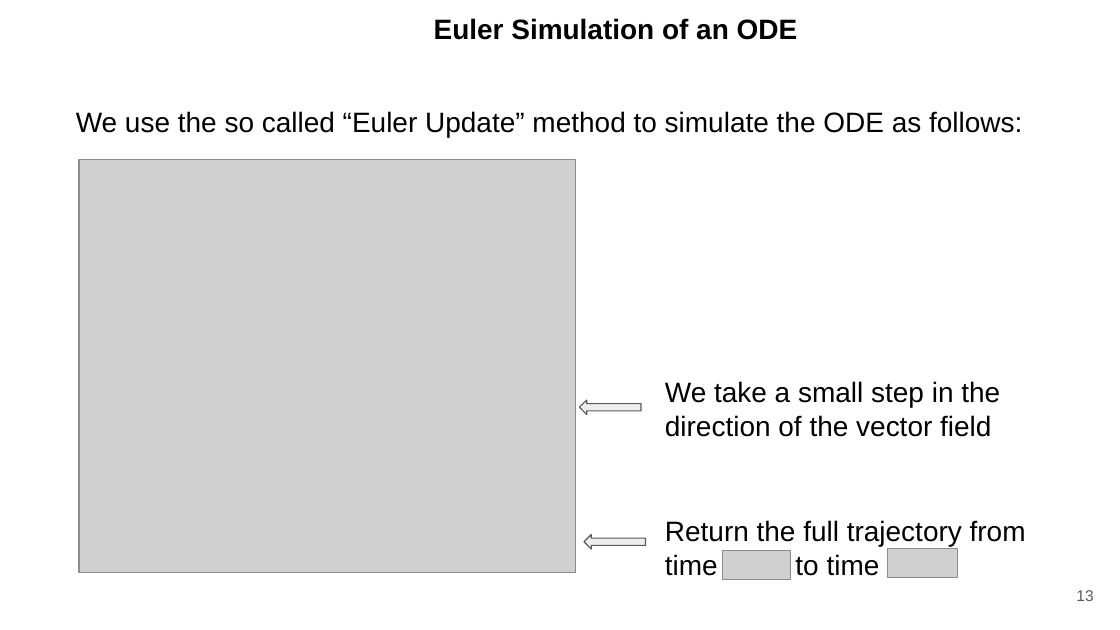
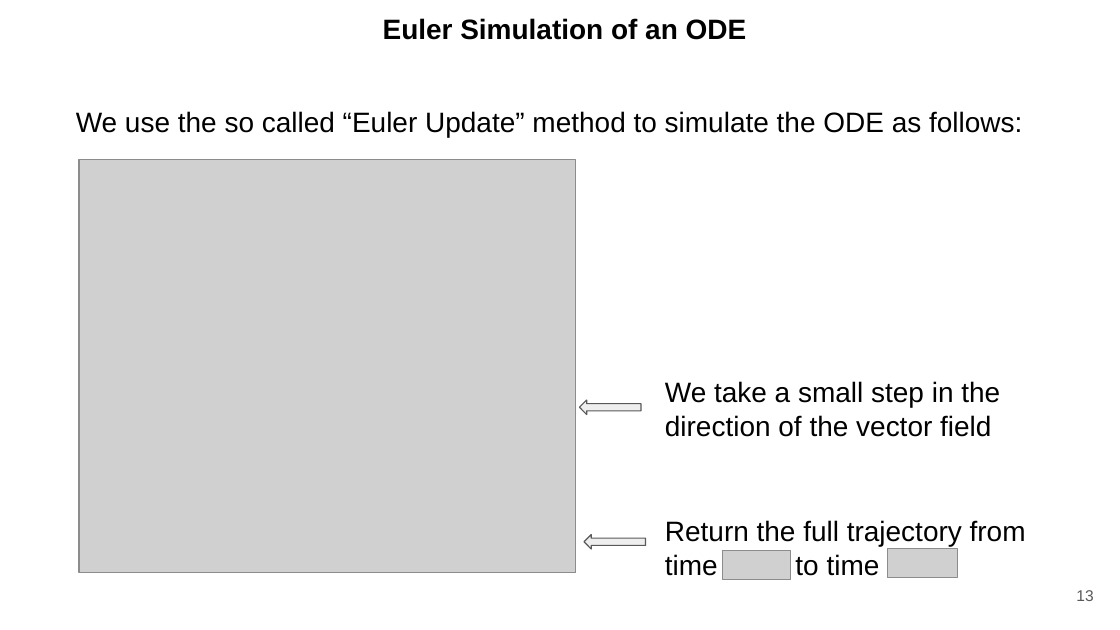
Before and after one commit to ducspe/DCPresentations, a slide deck: slide 13 of UnderstandingDiffusion/UnderstandingDiffusion.pptx. Drawn at 1120x630 pixels with LibreOffice and Linux fonts; fonts in the diff are those of the drawing; grey boxes stand for pictures. Boxes give left, top, right and bottom in pixels: in the first picture for what was removed or moved away, otherwise in the second. Text is boxed around its words. In the diff, an @@ line names an element or a change of style, - is before the commit and + after.

```diff
--- a/UnderstandingDiffusion/UnderstandingDiffusion.pptx
+++ b/UnderstandingDiffusion/UnderstandingDiffusion.pptx
@@ text "Euler Simulation of an ODE": place and size @@
-text "Euler Simulation of an ODE" at [434, 18, 798, 40]
+text "Euler Simulation of an ODE" at [383, 18, 747, 40]
```
Also in this commit, not shown: 16 other slides changed, 10 other files.
